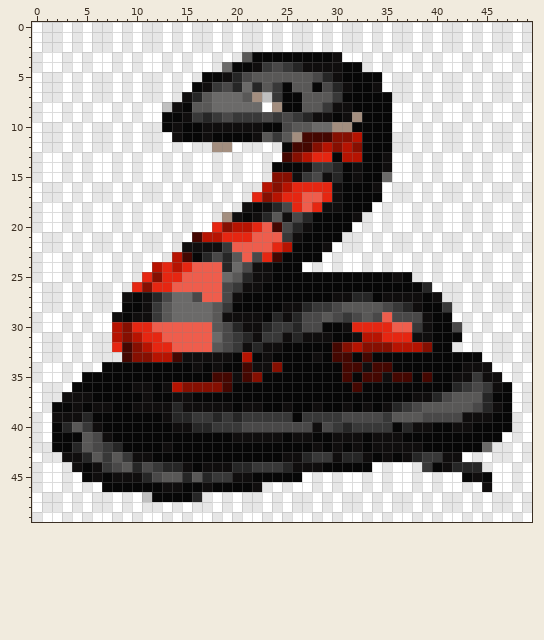
File history of a pixel-art sprite, snake_black.png. The picture above was drawn from the file before the commit.
The file is 50x50 pixels. Colours within 5 levels of each other are drawn and written as one.
Once edited:
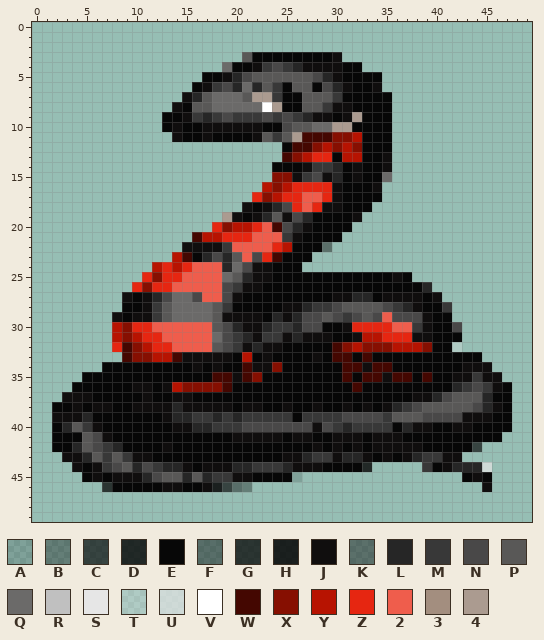
Palette (. is transparent): A #06060628  B #06060659  C #060606a9  D #060606ce  E #070707  F #0707076f  G #070707bf  H #070707dc  J #100e0e  K #100e0e71  L #262626  M #383838  N #494848  P #595857  Q #6b6a69  R #c0c0c0  S #e6e6e6  T #e6e6e650  U #e6e6e6b5  V #ffffff  W #440701  X #860f01  Y #b71301  Z #e62611  2 #ef5d4c  3 #a38e7f  4 #ab9b90
Changes in this commit:
@@ x 0..49 @@
- 0 VSSVSVSSVSVSSVSVSSVSVSSVSVSSVSVSSVSVSSVSVSSVSVSSVS
- 1 VSSVSVSSVSVSSVSVSSVSVSSVSVSSVSVSSVSVSSVSVSSVSVSSVS
- 2 VSSVSVSSVSVSSVSVSSVSVSSVSVSSVSVSSVSVSSVSVSSVSVSSVS
- 3 SVVSVSVVSVSVVSVSVVSVSPEEEEEEEEJVVSVSVVSVSVVSVSVVSV
- 4 SVVSVSVVSVSVVSVSVVSQEEJMNMLJJJJEESVSVVSVSVVSVSVVSV
- 5 VSSVSVSSVSVSSVSVSEEJLNPPPPPPNLJEEEEVSSVSVSSVSVSSVS
- 6 VSSVSVSSVSVSSVSVEJMNLQLPMEPPENLJEEJVSSVSVSSVSVSSVS
- 7 VSSVSVSSVSVSSVSJLPQQQP3RMEEPPPMEEEEESSVSVSSVSVSSVS
- 8 SVVSVSVVSVSVVRJEPPQQQQQV3EEPPMJJEEEEVVSVSVVSVSVVSV
- 9 SVVSVSVVSVSVVEEJMLMNMMMNMNMLJJEJ3EEEVVSVSVVSVSVVSV
-10 VSSVSVSSVSVSSEJEEJJJJJJEENPPQQ33EEEEVSVSVSSVSVSSVS
-11 VSSVSVSSVSVSSVJEEJEEEEJPMP3WWWXXYEEESSVSVSSVSVSSVS
-12 VSSVSVSSVSVSSVSVSS33VSSVSEWWXYXYXEEESSVSVSSVSVSSVS
-13 SVVSVSVVSVSVVSVSVVSVSVVSVWXYZZEYYEEJVVSVSVVSVSVVSV
-14 SVVSVSVVSVSVVSVSVVSVSVVSEEEJMMLEJEEJVVSVSVVSVSVVSV
-15 SVVSVSVVSVSVVSVSVVSVSVVSXXJMNJLEJEEQVVSVSVVSVSVVSV
-16 VSSVSVSSVSVSSVSVSSVSVSSYXYZZZZJEEEJVSSVSVSSVSVSSVS
-17 VSSVSVSSVSVSSVSVSSVSVSZXYZZ22ZJEEEEVSSVSVSSVSVSSVS
-18 SVVSVSVVSVSVVSVSVVSVSJEJLNZ2ZJJEEEVSVVSVSVVSVSVVSV
-19 SVVSVSVVSVSVVSVSVVS3JEJLPJNLEEEEJSVSVVSVSVVSVSVVSV
-20 SVVSVSVVSVSVVSVSVVZXYYZ2WNLJEEEEVSVSVVSVSVVSVSVVSV
-21 VSSVSVSSVSVSSVSVWYYZZZ222MJEEEESSVSVSSVSVSSVSVSSVS
-22 VSSVSVSSVSVSSVSJJJJM2222ZYEEEJVSSVSVSSVSVSSVSVSSVS
-23 SVVSVSVVSVSVVSYWELNLP2NZWEEEEVSVVSVSVVSVSVVSVSVVSV
-24 SVVSVSVVSVSVYZYZ222LQNJJEEEVSVSVVSVSVVSVSVVSVSVVSV
-25 SVVSVSVVSVSZXZZ2222QPLJJEEEEEEEEEEEEJESVSVVSVSVVSV
-26 VSSVSVSSVSZXZZ22222NMJJEEEEEEEEEEEEEEEELVSSVSVSSVS
-27 VSSVSVSSVJEJLNQQN22NJEEEEEEEEEJJLLEJJJJEJSSVSVSSVS
-28 VSSVSVSSVEEJMPQQQQPMEEEEEJJLMMNPPPPNMLJEEMSVSVSSVS
-29 SVVSVSVVJEJJMPQQQQPJJJJELJLNNPNMNPN2NNNJEEVSVSVVSV
-30 SVVSVSVVYXZZ222222PNLJJLMMLNNEEJZZZZ22MJEENSVSVVSV
-31 VSSVSVSSYXYZZ22222QNMLJMMJLJJJEEJYYZZZJJEEEVSVSSVS
-32 VSSVSVSSZWXYZZ2222PNMJLJJEEEEEWXYXXXYYYXEESVSVSSVS
-33 VSSVSVSSSWXXYYWJJJJJEYEJEEEEJEWWEWEEEEEEEEEEEVSSVS
-34 SVVSVSVEEEEEEEEEJEJEEWJJXEEEEEEWWJWWEEEEEEEJJJVVSV
-35 SVVSVEEEEEEEEEEEEEWWJWXEEEEEEEEWEWWJWWEWEEJJMJJVSV
-36 VSSVEEEEEEJJEJYXXXXWEEEEEEEEEEEEWEEEEEEEEELMNMJEVS
-37 VSSJJJEEEEEJEEJJEEEEEEEEEEEEEEEEEEEEEEJJLNPPPLEEVS
-38 VSEEJEJJEEJJJJLJJJJJEJJEEJEEJEEJEJEJLMNPPPPPNLJEVS
-39 SVJJJLEEEEEEEJLLMMLMLMMMMMEMMMMNNNNMPPPNNNNJJJEESV
-40 SVELPMJEEEEEEEJJLLMMMNNNNNNNJNMLMMMMELJJEEJJEEEESV
-41 SVEEEPNJEEEEEEEEEEEEJJJJJEJJEEJJJEJJJEEEEEEEEEEVSV
-42 SSEELPNMLEEEEJEEEEEEEEEEEEEEJEJEJEJJJJJEEEEEEQSSVS
-43 VSSJJLPMPMJJEEEEEEEEEEEEEJJLMMJLLJEJEJLMMJJVSVSSVS
-44 SVVSJEJMNPLNMLLJEJJJLLMMMLJJJEEEEEVSVVSMEJLLLSVVSV
-45 SVVSVEJEJJJLNPPLPLMMJJEEEEEVSVSVVSVSVVSVSVVEJEVVSV
-46 SVVSVSVEEEEEEJJEEJEEEEJSVSVVSVSVVSVSVVSVSVVSVJVVSV
-47 VSSVSVSSVSVREEEELSVSVSSVSVSSVSVSSVSVSSVSVSSVSVSSVS
-48 VSSVSVSSVSVSSVSVSSVSVSSVSVSSVSVSSVSVSSVSVSSVSVSSVS
-49 SVVSVSVVSVSVVSVSVVSVSVVSVSVVSVSVVSVSVVSVSVVSVSVVSV
+ 0 ..................................................
+ 1 ..................................................
+ 2 ..................................................
+ 3 .....................PEEEEEEEEJ...................
+ 4 ...................QEEJMNMLJJJJEE.................
+ 5 .................EEJLNPPPPPPNLJEEEE...............
+ 6 ................EJMNLQLPMEPPENLJEEJ...............
+ 7 ...............JLPQQQP44MEEPPPMEEEEE..............
+ 8 ..............JEPPQQQQQV4EEPPMJJEEEE..............
+ 9 .............EEJMLMNMMMNMNMLJJEJ4EEE..............
+10 .............EJEEJJJJJJEENPPQQ44EEEE..............
+11 ..............JEEJEEEEJPMP4WWWXXYEEE..............
+12 .........................EWWXYXYXEEE..............
+13 .........................WXYZZEYYEEJ..............
+14 ........................EEEJMMLEJEEJ..............
+15 ........................XXJMNJLEJEEQ..............
+16 .......................YXYZZZZJEEEJ...............
+17 ......................ZXYZZ22ZJEEEE...............
+18 .....................JEJLNZ2ZJJEEE................
+19 ...................4JEJLPJNLEEEEJ.................
+20 ..................ZXYYZ2WNLJEEEE..................
+21 ................WYYZZZ222MJEEEE...................
+22 ...............JJJJM2222ZYEEEK....................
+23 ..............YWELNLP2NZWEEE......................
+24 ............YZYZ222LQNJJEEE.......................
+25 ...........ZXZZ2222QPLJJEEEEEEEEEEEEJE............
+26 ..........ZXZZ22222NMJJEEEEEEEEEEEEEEEEL..........
+27 .........JEJLNQQN22NJEEEEEEEEEJJLLEJJJJEJ.........
+28 .........EEJMPQQQQPMEEEEEJJLMMNPPPPNMLJEEM........
+29 ........JEJJMPQQQQPJJJJELJLNNPNMNPN2NNNJEE........
+30 ........YXZZ222222PNLJJLMMLNNEEJZZZZ22MJEEN.......
+31 ........YXYZZ22222QNMLJMMJLJJJEEJYYZZZJJEEE.......
+32 ........ZWXYZZ2222PNMJLJJEEEEEWXYXXXYYYXEET.......
+33 .........WXXYYWJJJJJEYEJEEEEJEWWEWEEEEEEEEEEE.....
+34 .......EEEEEEEEEJEJEEWJJXEEEEEEWWJWWEEEEEEEJJJ....
+35 .....EEEEEEEEEEEEEWWJWXEEEEEEEEWEWWJWWEWEEJJMJJ...
+36 ....EEEEEEJJEJYXXXXWEEEEEEEEEEEEWEEEEEEEEELMNMJE..
+37 ...JJJEEEEEJEEJJEEEEEEEEEEEEEEEEEEEEEEJJLNPPPLEE..
+38 ..EEJEJJEEJJJJLJJJJJEJJEEJEEJEEJEJEJLMNPPPPPNLJE..
+39 ..JJJLEEEEEEEJLLMMLMLMMMMMEMMMMNNNNMPPPNNNNJJJEE..
+40 ..ELPMJEEEEEEEJJLLMMMNNNNNNNJNMLMMMMELJJEEJJEEEE..
+41 ..EEEPNJEEEEEEEEEEEEJJJJJEJJEEJJJEJJJEEEEEEEEEE...
+42 ..EELPNMLEEEEJEEEEEEEEEEEEEEJEJEJEJJJJJEEEEEC.....
+43 ...JJLPMPMJJEEEEEEEEEEEEEJJLMMJLLJEJEJLMMJJ.......
+44 ....JEJMNPLNMLLJEJJJLLMMMLJJJEEEED.....MEJLLLU....
+45 .....EJEJJJLNPPLPLMMJJEEEEA................EJE....
+46 .......GEEEEEJJEEJHCFB.......................J....
+47 ..................................................
+48 ..................................................
+49 ..................................................
